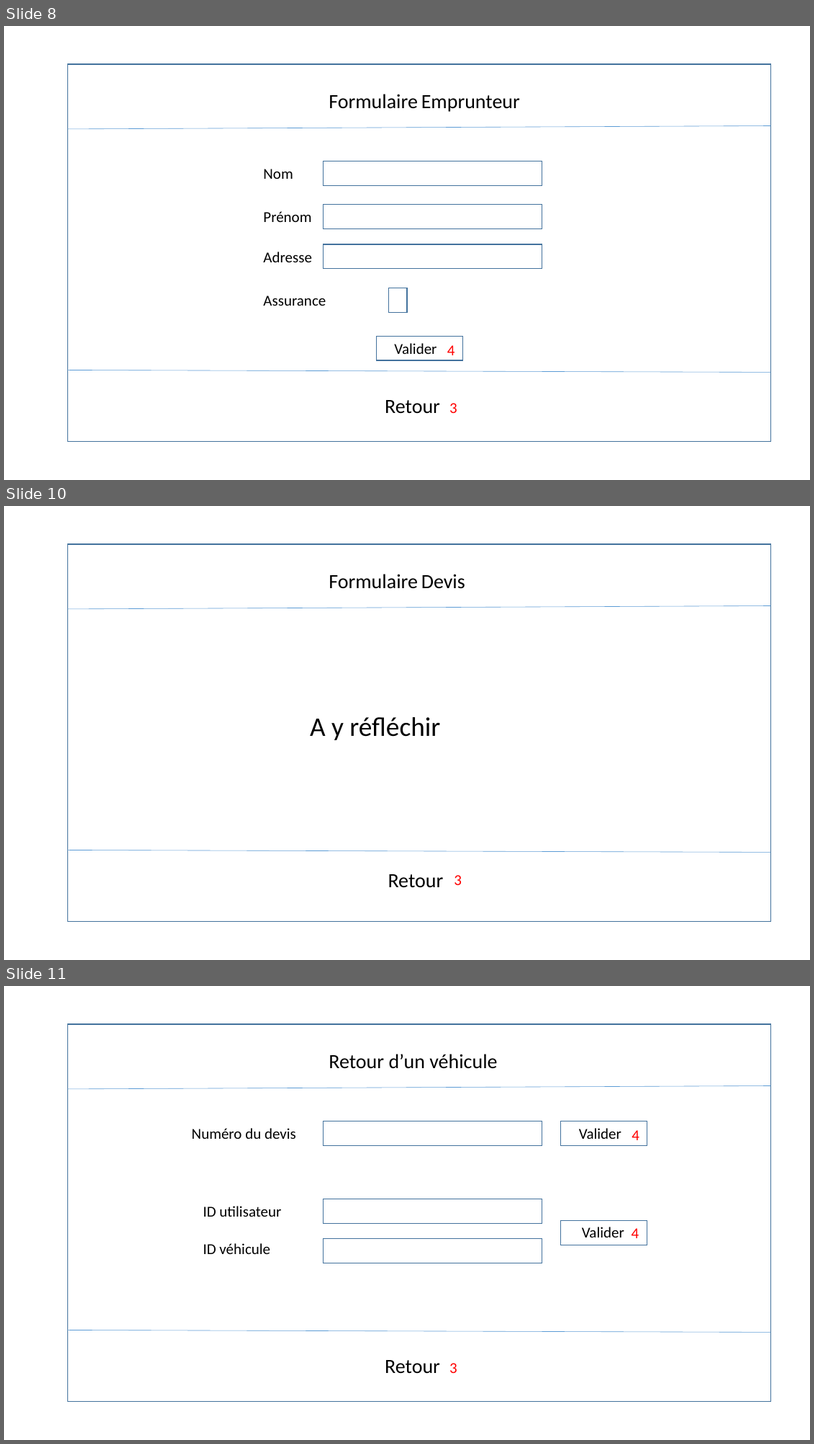
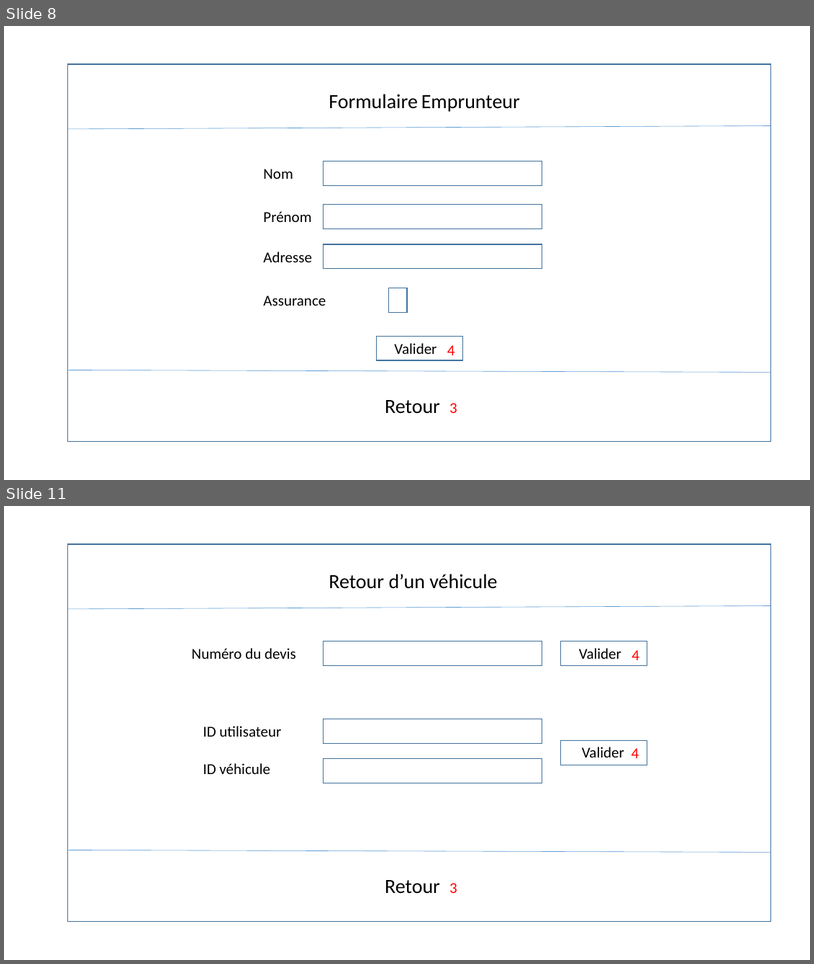
Before and after one commit to theaud/L3_project_java, a slide deck: src/Layout/Visuel_ecran.pptx. Shown one above the other, each under a label of ours: slides 8, 10 and 11 before the commit, slides 8 and 11 after it; the slides between them are not shown. The pictures are 814x1444 and 814x964 pixels, drawn with LibreOffice and Linux fonts; fonts in the diff are those of the drawing. Boxes give left, top, right and bottom in pixels: in the first picture for what was removed or moved away, otherwise in the second. Text is boxed around its words. In the diff, an @@ line names an element or a change of style, - is before the commit and + after.

```diff
--- a/src/Layout/Visuel_ecran.pptx
+++ b/src/Layout/Visuel_ecran.pptx
@@ slide 10 removed at bbox=[4, 506, 810, 960], background #FFFFFF @@
@@ rectangle removed at bbox=[67, 544, 771, 921] @@
@@ text removed at bbox=[329, 574, 466, 589] @@
-Formulaire Devis
@@ line removed from (67, 609) to (771, 606) @@
@@ text removed at bbox=[310, 717, 440, 740] @@
-A y réfléchir
@@ line removed from (67, 849) to (771, 852) @@
@@ text removed at bbox=[388, 874, 444, 888] @@
-Retour
@@ text removed at bbox=[454, 875, 462, 885] @@
-3
```
Also in this commit, not shown: 2 slides added, 1 other slide removed.
